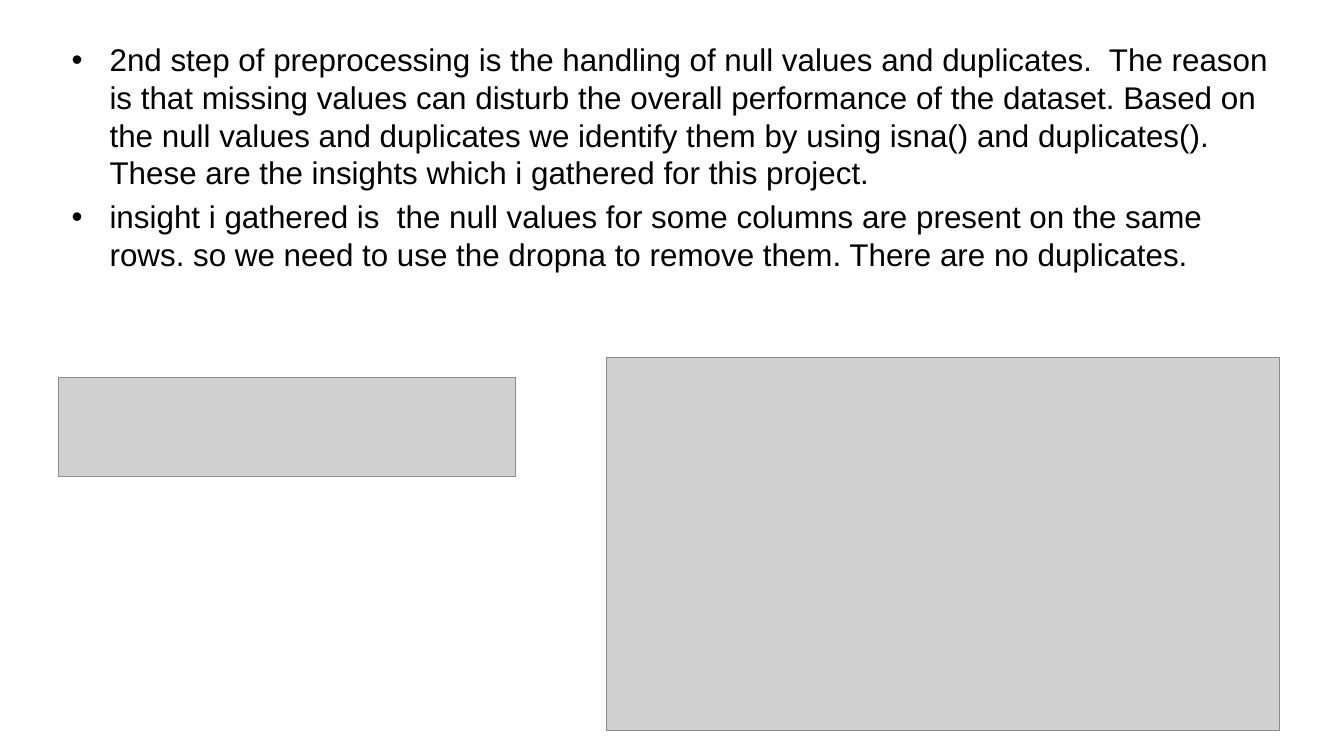
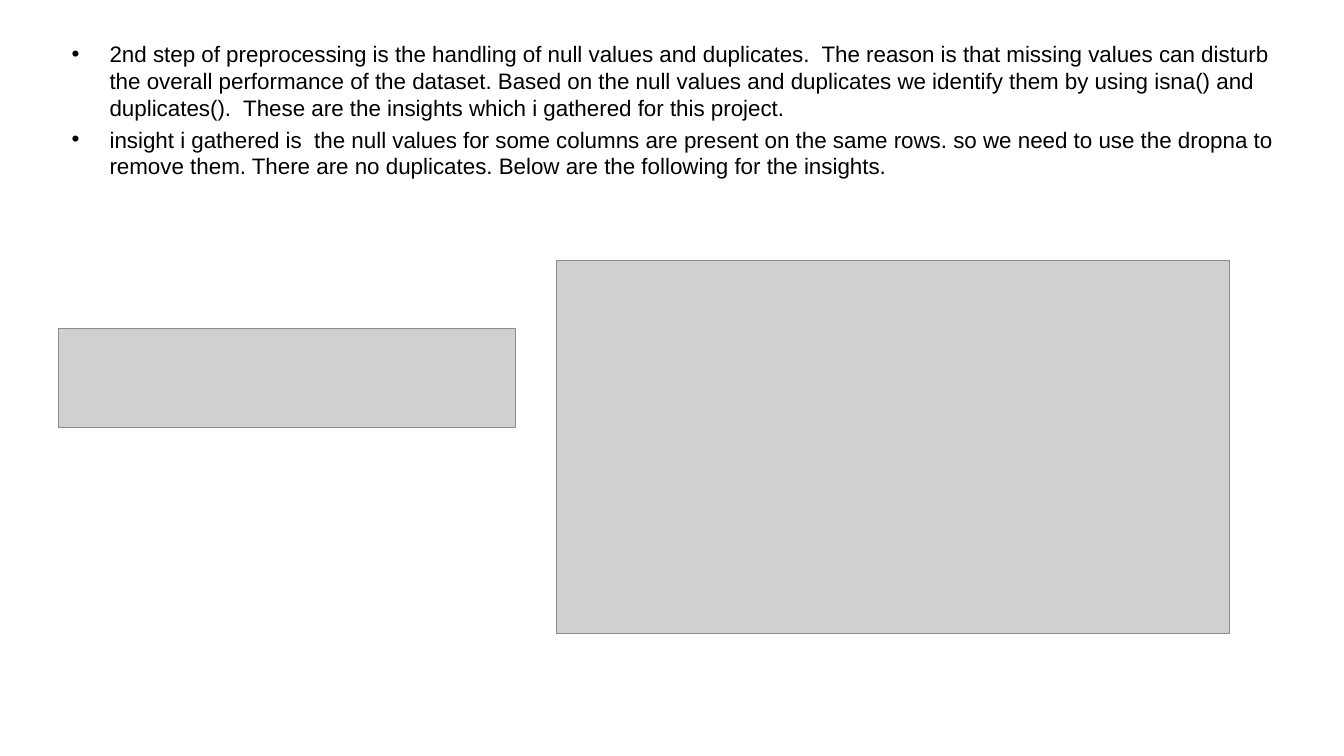
Before and after one commit to adityaravichander45/october-wkshop, a slide deck: slide 4 of Hackathon workshop.pptx. Drawn at 1344x756 pixels with LibreOffice and Linux fonts; fonts in the diff are those of the drawing; grey boxes stand for pictures; background and template pictures are left out. Boxes give left, top, right and bottom in pixels: in the first picture for what was removed or moved away, otherwise in the second. Text is boxed around its words. In the diff, an @@ line names an element or a change of style, - is before the commit and + after.

```diff
--- a/Hackathon workshop.pptx
+++ b/Hackathon workshop.pptx
@@ text at bbox=[110, 45, 1268, 121]: size 22.4 to 16 pt in "2nd step of preprocessing is the handling ..."; less space between paragraphs @@
@@ text at bbox=[110, 131, 1273, 179]: text changed; size 22.4 to 16 pt @@
-• insight i gathered is the null values for some columns are present on the same rows. so we need to use the dropna to remove them. There are no duplicates.
+• insight i gathered is the null values for some columns are present on the same rows. so we need to use the dropna to remove them. There are no duplicates. Below are the following for the insights.
@@ picture: place and size @@
-picture at bbox=[607, 357, 1279, 730]
+picture at bbox=[558, 261, 1230, 634]
@@ picture: place and size @@
-picture at bbox=[58, 378, 515, 477]
+picture at bbox=[58, 329, 515, 427]
```
Also in this commit, not shown: 7 other slides changed, 2 slides added, 2 slides removed.
